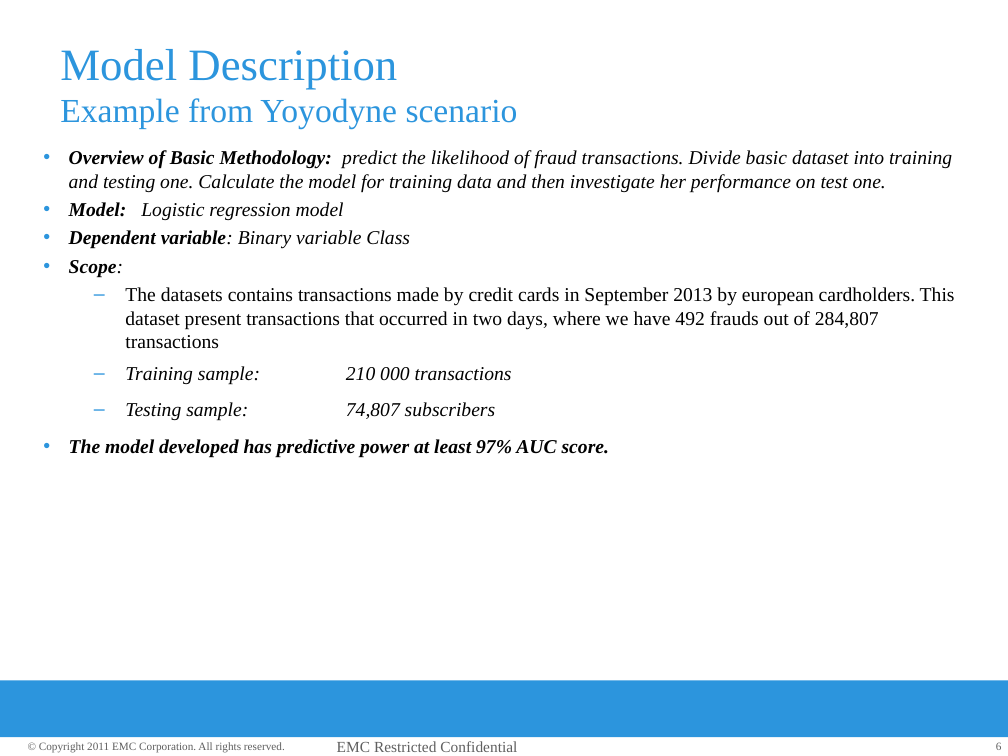
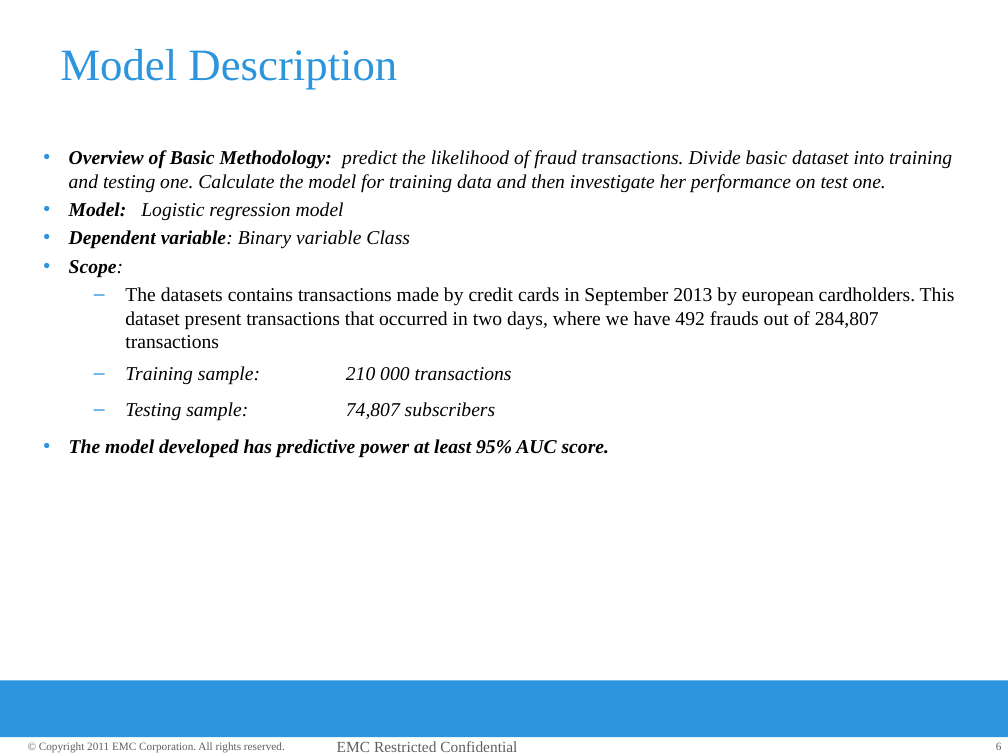
Before and after one commit to 2pure/Credit-Card-Fraud, a slide deck: slide 6 of Analyst.ppt. Drawn at 1008x756 pixels with LibreOffice and Linux fonts; fonts in the diff are those of the drawing; background and template pictures are left out. Boxes give left, top, right and bottom in pixels: in the first picture for what was removed or moved away, otherwise in the second. Text is boxed around its words. In the diff, an @@ line names an element or a change of style, - is before the commit and + after.

```diff
--- a/Analyst.ppt
+++ b/Analyst.ppt
@@ title at bbox=[60, 49, 397, 89]: text changed; size 24 to 32 pt @@
-Model Description
-Example from Yoyodyne scenario
+Model Description
@@ text at bbox=[69, 439, 609, 458]: text changed @@
-• The model developed has predictive power at least 97% AUC score.
+• The model developed has predictive power at least 95% AUC score.
```
Also in this commit, not shown: 1 other file.
